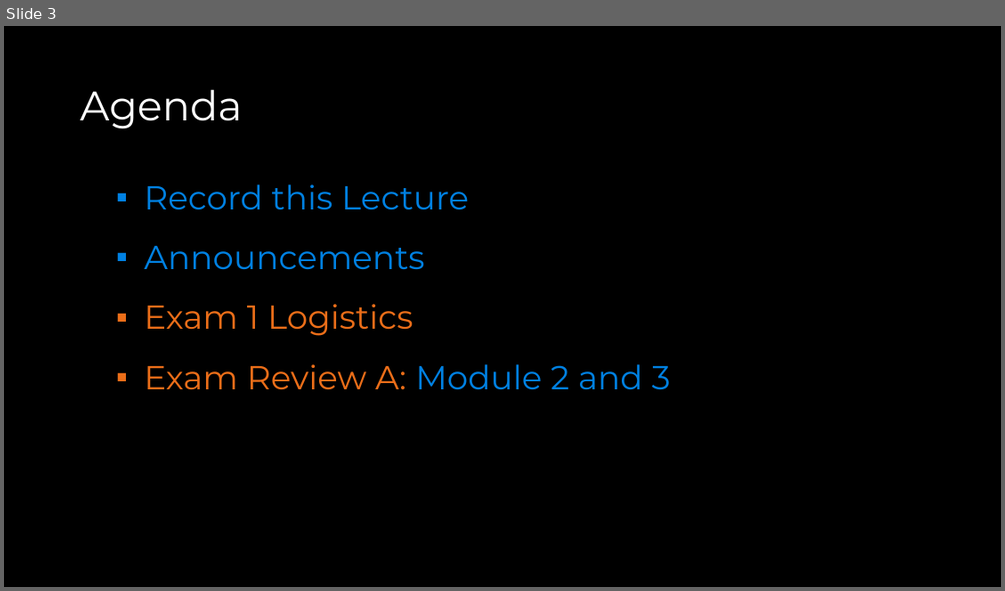
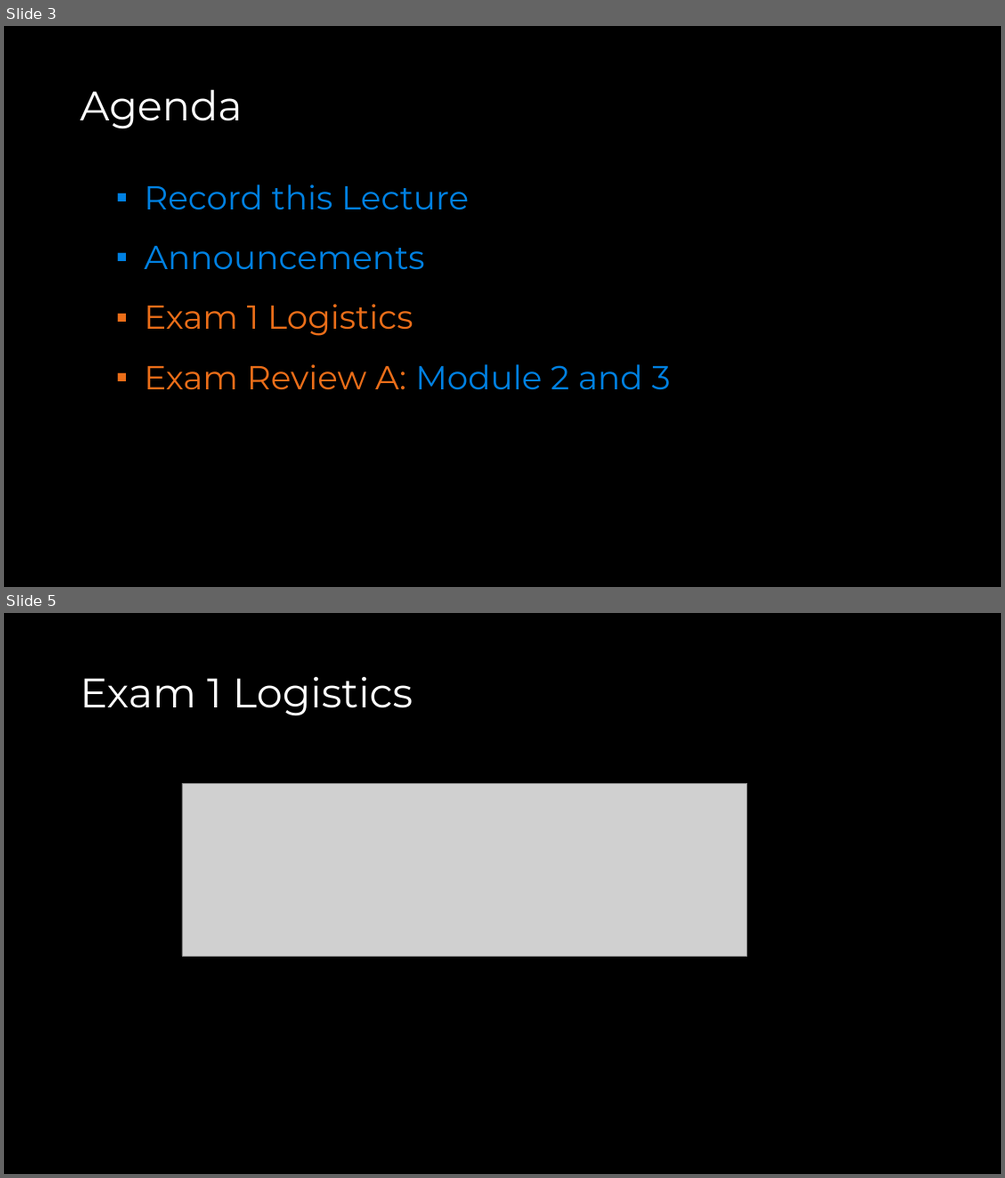
Before and after one commit to COP3530/Instructional-Content, a slide deck: Slides/Slides-PPT/Exam 1 - Review A.pptx. Shown one above the other, each under a label of ours: slide 3 before the commit, slides 3 and 5 after it; the slides between them are not shown. The pictures are 1005x591 and 1005x1178 pixels, drawn with LibreOffice and Linux fonts; fonts in the diff are those of the drawing; grey boxes stand for pictures. Boxes give left, top, right and bottom in pixels: in the first picture for what was removed or moved away, otherwise in the second. Text is boxed around its words. In the diff, an @@ line names an element or a change of style, - is before the commit and + after.

```diff
--- a/Slides/Slides-PPT/Exam 1 - Review A.pptx
+++ b/Slides/Slides-PPT/Exam 1 - Review A.pptx
@@ slide 5 added at [4, 613, 1001, 1174], background #000000 @@
@@ title added at [80, 676, 413, 716], 39.6 pt, text #FFFFFF @@
+Exam 1 Logistics
@@ picture added at [182, 783, 747, 956] @@
```
Also in this commit, not shown: 1 slide changed, 1 other file.
